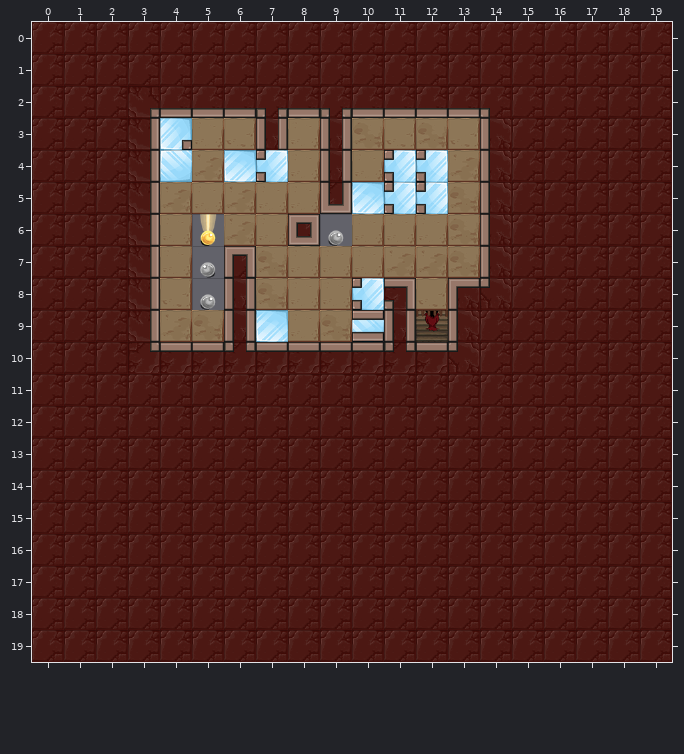
Two states of a Tiled map, assets/levels/kongregate_release/oliviag2.tmx. Above, as it was before the edit.
Cells are 48x48 px. Shown: x 0..19, y 0..19.
The result:
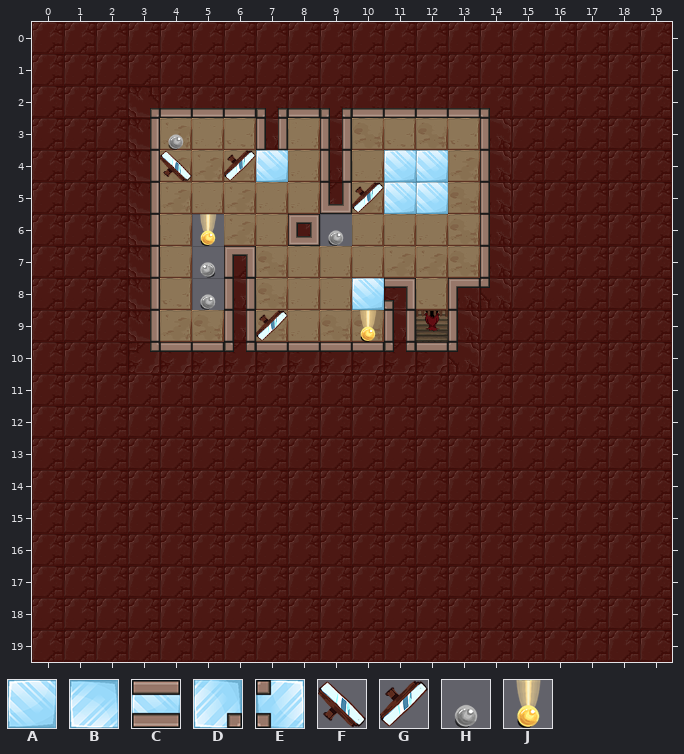
Key: from "glass_wall_sheet": A 0, B 0 flipped up-down, C 6, D 9, E 11; from "mirrors": F 1, G 1 flipped up-down; from "orb_sheet": H 0, J 3.
Objects are placed by their top-left corner, in cells (3,4 is the top-left corner of cell 3,4); size is 1x1 cell unless given.
What changed:
--- layer "glasswall"
-E at 11,4
+A at 11,4
-E at 12,4
+A at 12,4
-E at 7,4
+A at 7,4
-E at 11,5
+A at 11,5
-E at 12,5
+A at 12,5
-E at 10,8
+A at 10,8
--- layer "Mirrors"
-B "mirror" at 6,4
+G "mirror" at 6,4
-A "mirror" at 4,4
+F "mirror" at 4,4
-B "mirror" at 10,5
+G "mirror" at 10,5
-B "mirror" at 7,9
+G "mirror" at 7,9
--- layer "Light"
-D "lightSwitch" at 4,3
+H "lightSwitch" at 4,3
-C "lightOrb" at 10,9
+J "lightOrb" at 10,9
Where, in picture pixels (left, top, right, bottom), the same in both pictures:
changed: (160, 118, 192, 182)
changed: (224, 150, 288, 182)
changed: (352, 150, 448, 214)
changed: (352, 278, 384, 342)
changed: (256, 310, 288, 342)
